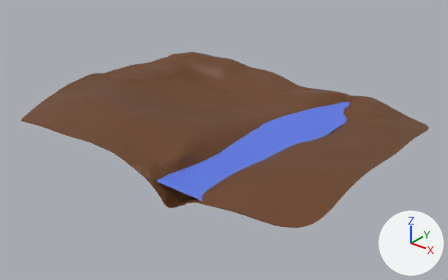
A saved change to the FBX model Assets/Blender/Landscape/Ground/Low Poly Ground Plane.fbx.
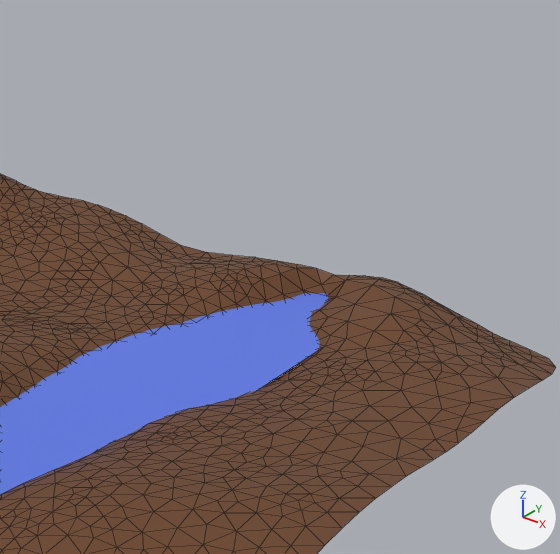
Each version is shown whole from a 50 mm camera at (49.0, -65.2, 37.9) aimed at (-2.4, -0.9, -1.9), then close up on the part from 53% to 96% of the width and 0% to 69% of the height. The lights are fixed; the arrows at lower right show +X, +Y and +Z. The close-ups show mesh edges as thin lines. Where no turn or scale is listed for an object, it has been applied to the vertices.

Names of what the first close-up shows: 'Plane', 'Water'.
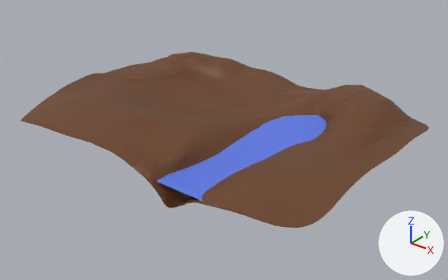
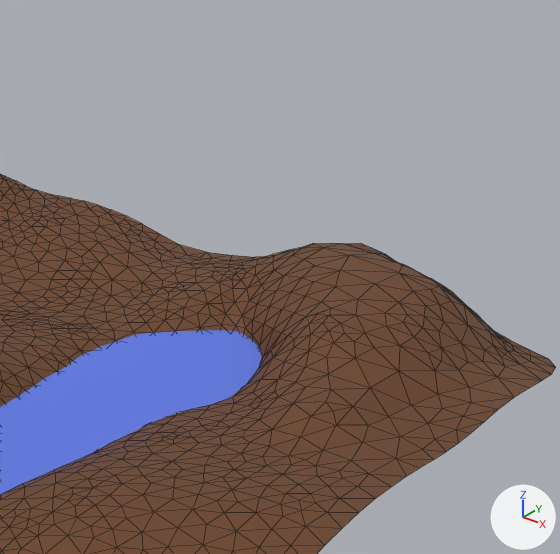
The change in detail:
me_plane is used by ob_plane; location (0.0, 0.0, 0.0).
me_plane had 1815 vertices, 3491 faces and spanned x -28.6..22.7, y -20.1..19.8, z -3.2..4.0.
me_plane now has 1815 vertices, 3491 faces and spans x -28.6..22.7, y -20.1..20.3, z -3.2..4.0.
me_plane part 1: 264 of 1815 vertices moved; they spanned x 0.8..19.9, y -1.6..19.7, z -2.9..2.1 and now span x 0.8..19.8, y -1.6..20.3, z -2.8..3.9; mean shift (-0.3, 0.0, 1.0); largest move (7.6, 17.8, 0.1) -> (6.4, 17.3, 3.2).

Changed parts and their boxes [x1, y1, x2, y2] in the close-ups (560 x 554 px; the box of a moved part takes in the faces that stretch with it):
part 1 of me_plane, moved or reshaped
    before: [124, 257, 531, 466]
    after: [124, 243, 531, 465]
